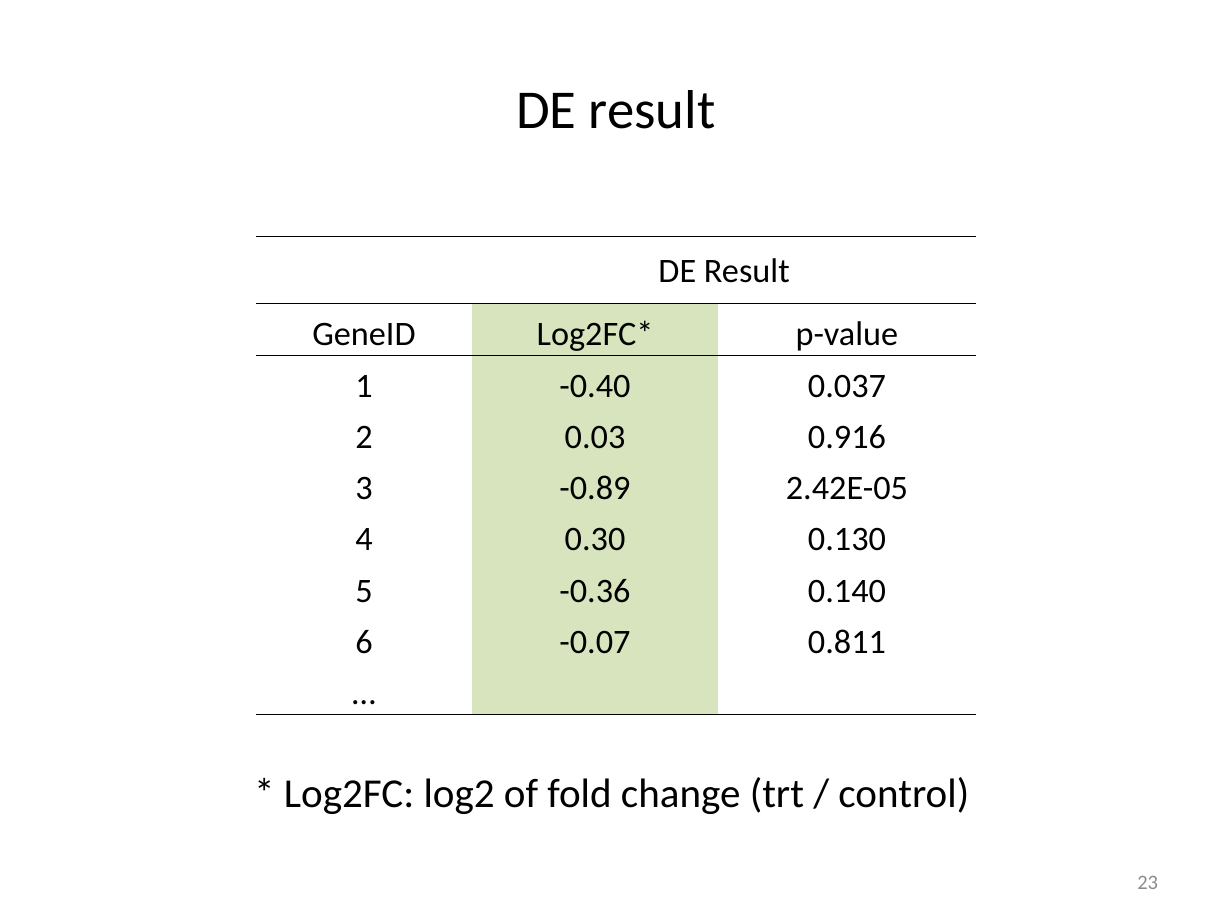
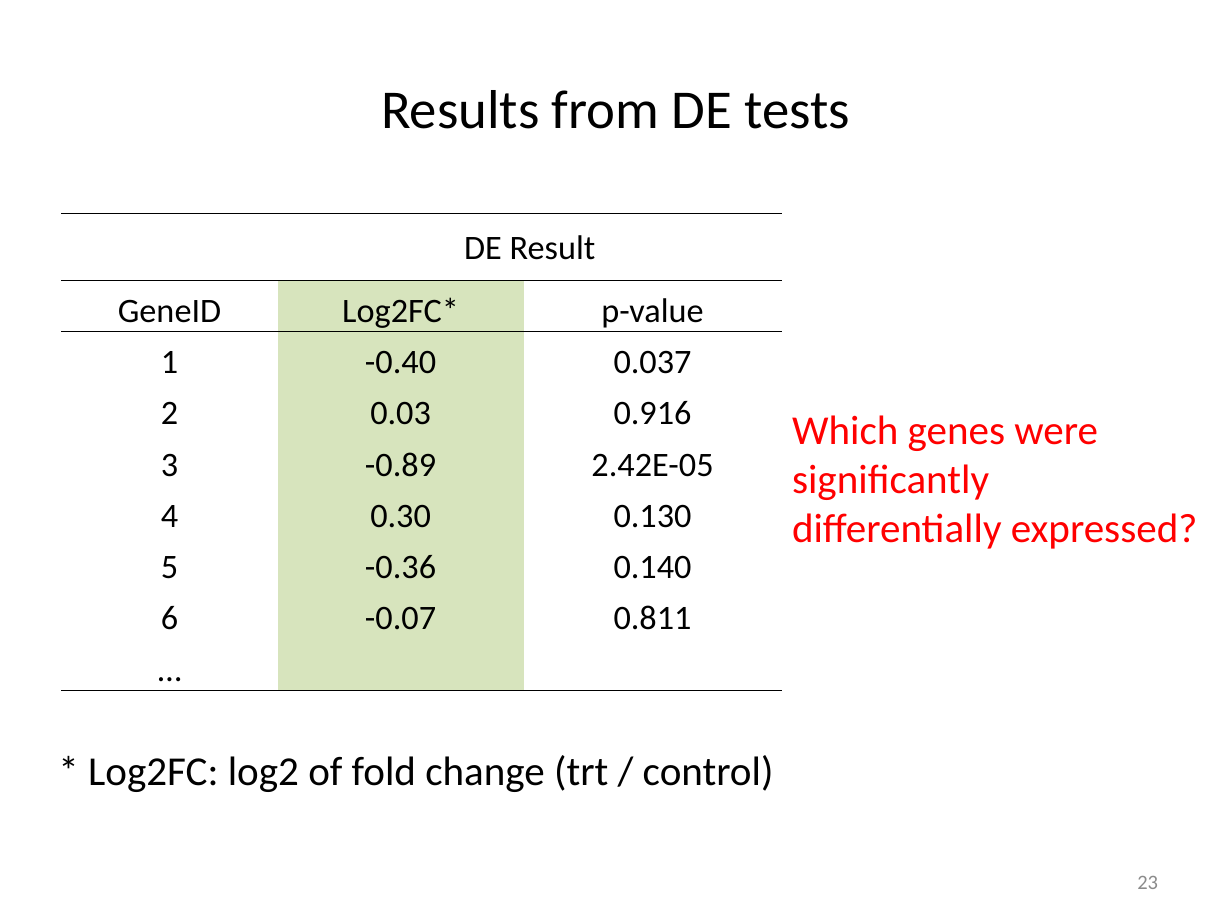
Before and after one commit to liu3zhenlab/teaching, a slide deck: slide 23 of RNA-Seq-Workshop/2024/lectures/DE-lecture_2024.pptx. Drawn at 1232x924 pixels with LibreOffice and Linux fonts; fonts in the diff are those of the drawing. Boxes give left, top, right and bottom in pixels: in the first picture for what was removed or moved away, otherwise in the second. Text is boxed around its words. In the diff, an @@ line names an element or a change of style, - is before the commit and + after.

```diff
--- a/RNA-Seq-Workshop/2024/lectures/DE-lecture_2024.pptx
+++ b/RNA-Seq-Workshop/2024/lectures/DE-lecture_2024.pptx
@@ title at (381, 90, 851, 129): text changed @@
-DE result
+Results from DE tests
@@ table: place and size @@
-table at (256, 237, 977, 715)
+table at (62, 213, 782, 691)
@@ text added at (792, 415, 1197, 549), 24 pt, text #FF0000 @@
+Which genes were significantly differentially expressed?
@@ text "* Log2FC: log2 of fold ...": place and size @@
-text "* Log2FC: log2 of fold ..." at (284, 777, 969, 814)
+text "* Log2FC: log2 of fold ..." at (88, 755, 774, 792)
```
Also in this commit, not shown: 11 other slides changed, 10 other files.
